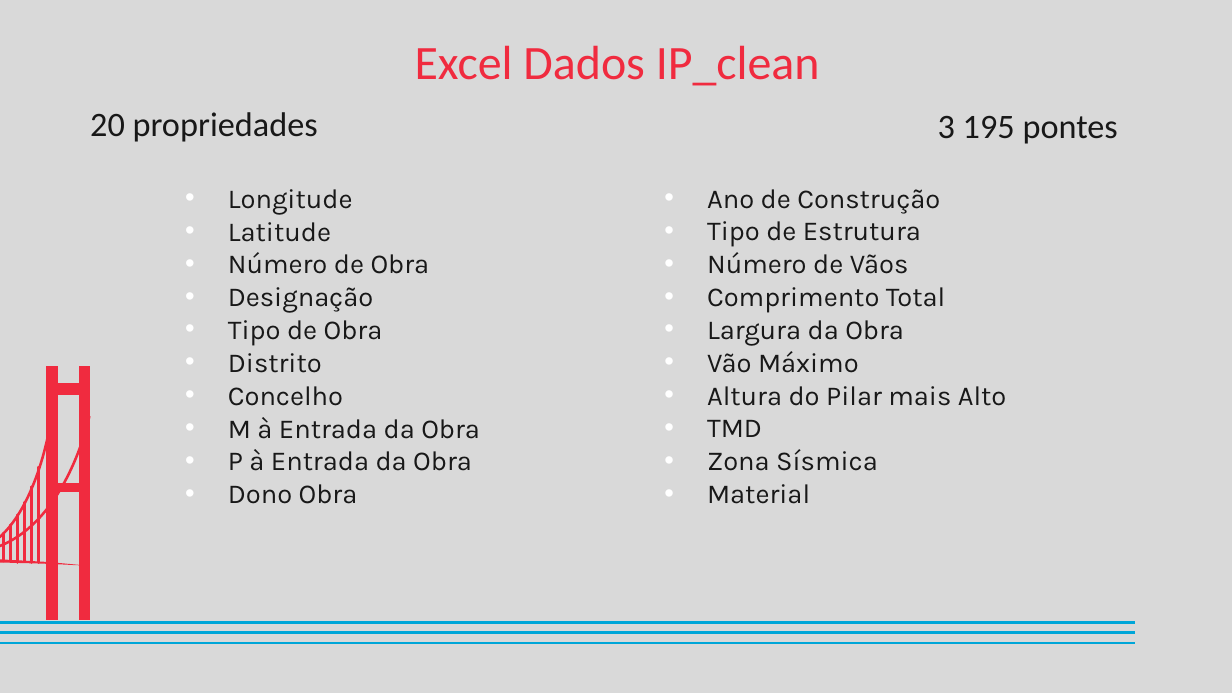
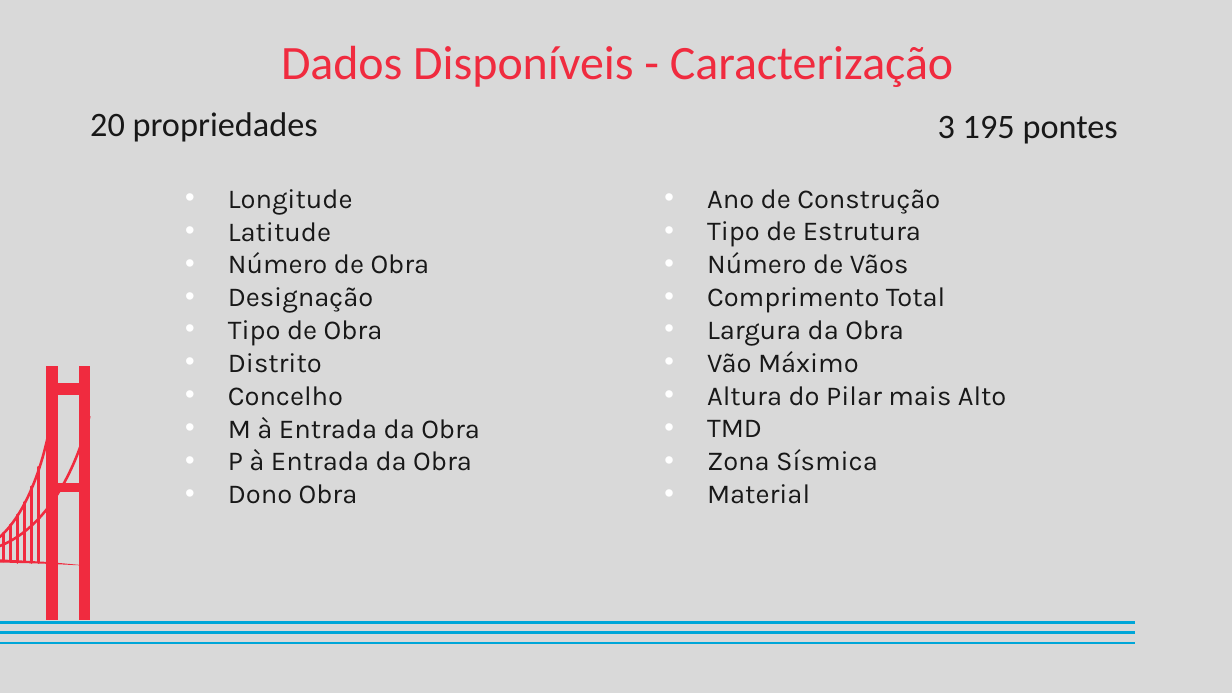
Before and after one commit to beatrizcn7/SAFENET-Bea, a slide deck: slide 4 of Apresentação.pptx (slide 3 before the commit). Drawn at 1232x693 pixels with LibreOffice and Linux fonts; fonts in the diff are those of the drawing. Boxes give left, top, right and bottom in pixels: in the first picture for what was removed or moved away, otherwise in the second. Text is boxed around its words. In the diff, an @@ line names an element or a change of style, - is before the commit and + after.

```diff
--- a/Apresentação.pptx
+++ b/Apresentação.pptx
@@ title at [281, 45, 953, 87]: text changed @@
-Excel Dados IP_clean
+Dados Disponíveis - Caracterização
```
Also in this commit, not shown: 8 other slides changed, 18 slides added, 31 slides removed, 3 other files.
